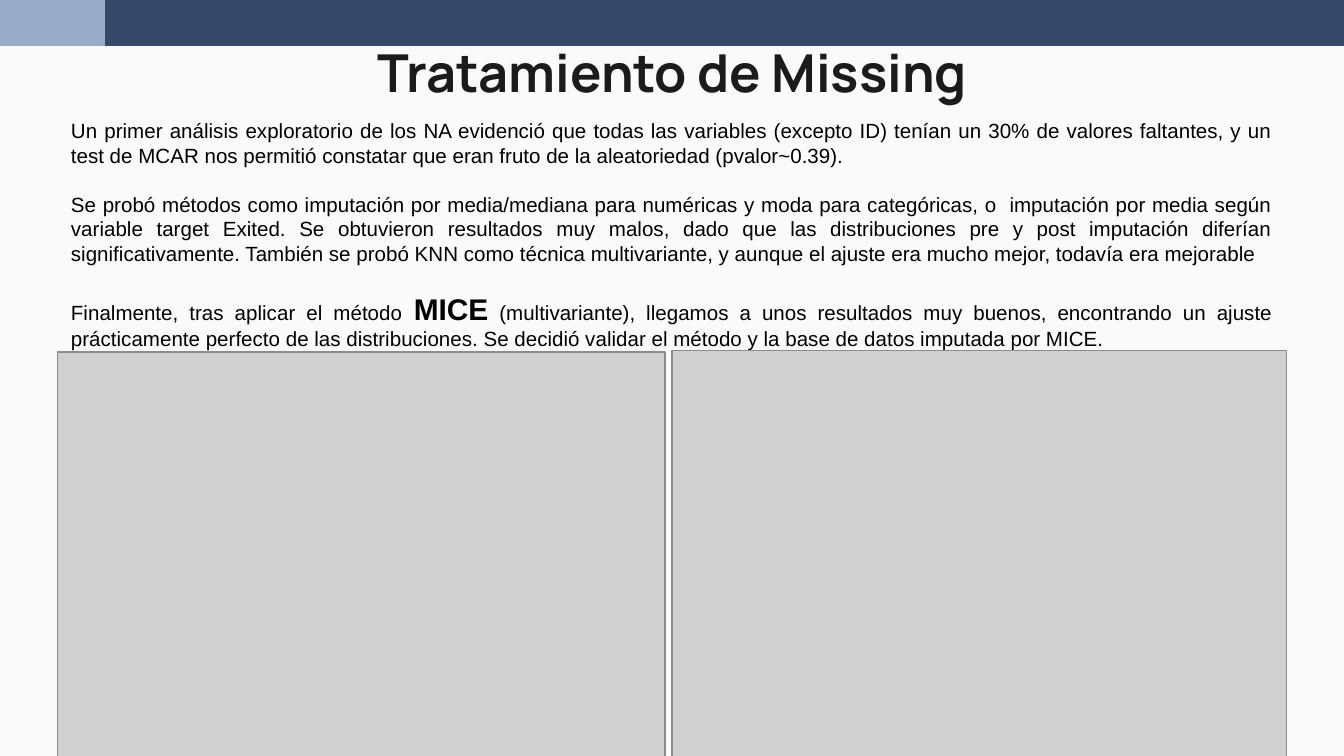
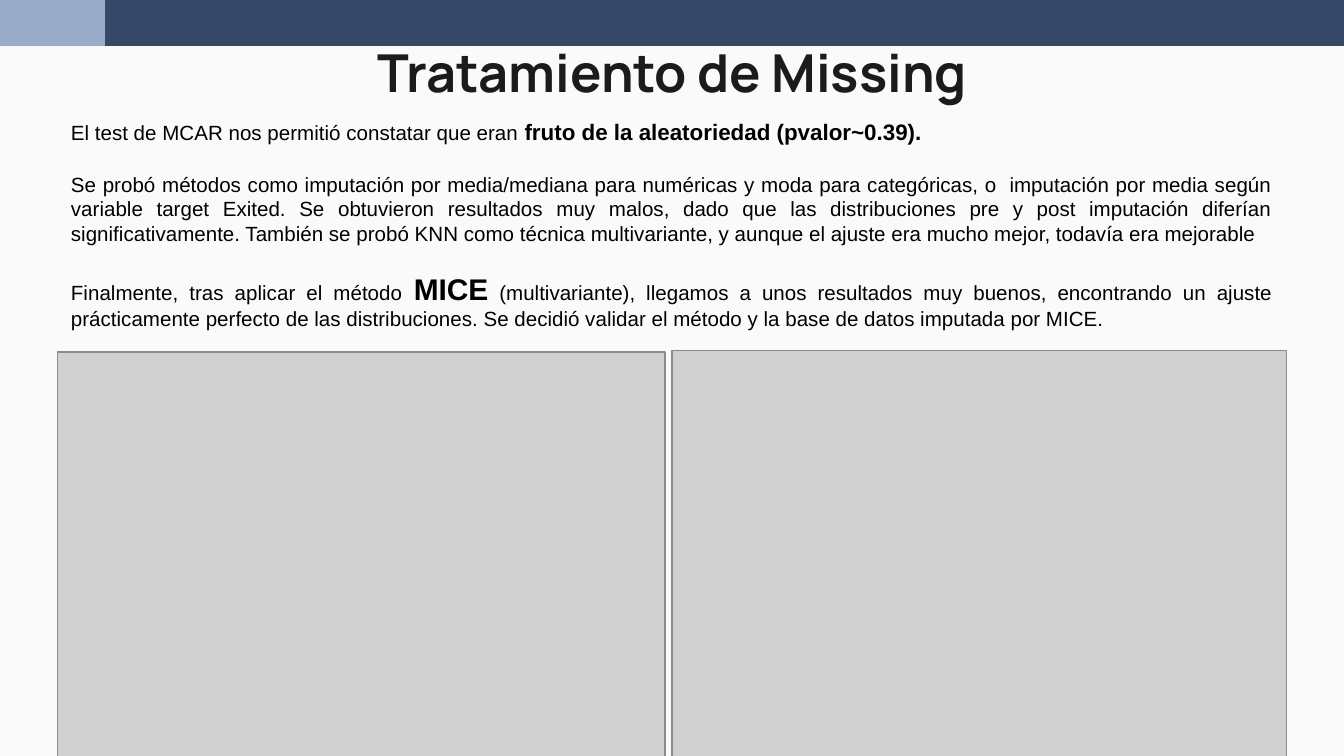
Before and after one commit to wen2111/Mineria, a slide deck: slide 7 of Entrega_1/00 - REPORTE/REPORTE.pptx. Drawn at 1344x756 pixels with LibreOffice and Linux fonts; fonts in the diff are those of the drawing; grey boxes stand for pictures. Boxes give left, top, right and bottom in pixels: in the first picture for what was removed or moved away, otherwise in the second. Text is boxed around its words. In the diff, an @@ line names an element or a change of style, - is before the commit and + after.

```diff
--- a/Entrega_1/00 - REPORTE/REPORTE.pptx
+++ b/Entrega_1/00 - REPORTE/REPORTE.pptx
@@ text at [71,123,922,145]: text changed @@
-Un primer análisis exploratorio de los NA evidenció que todas las variables (excepto ID) tenían un 30% de valores faltantes, y un test de MCAR nos permitió constatar que eran fruto de la aleatoriedad (pvalor~0.39).
+El test de MCAR nos permitió constatar que eran fruto de la aleatoriedad (pvalor~0.39).
```
Also in this commit, not shown: 9 other slides changed, 1 slide added, 2 slides removed, 4 other files.
